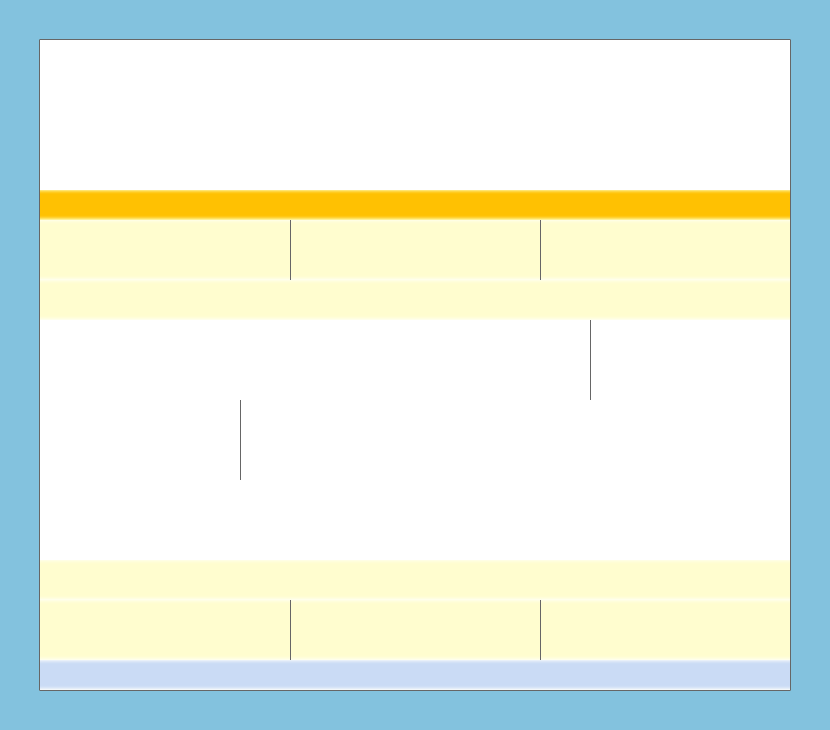
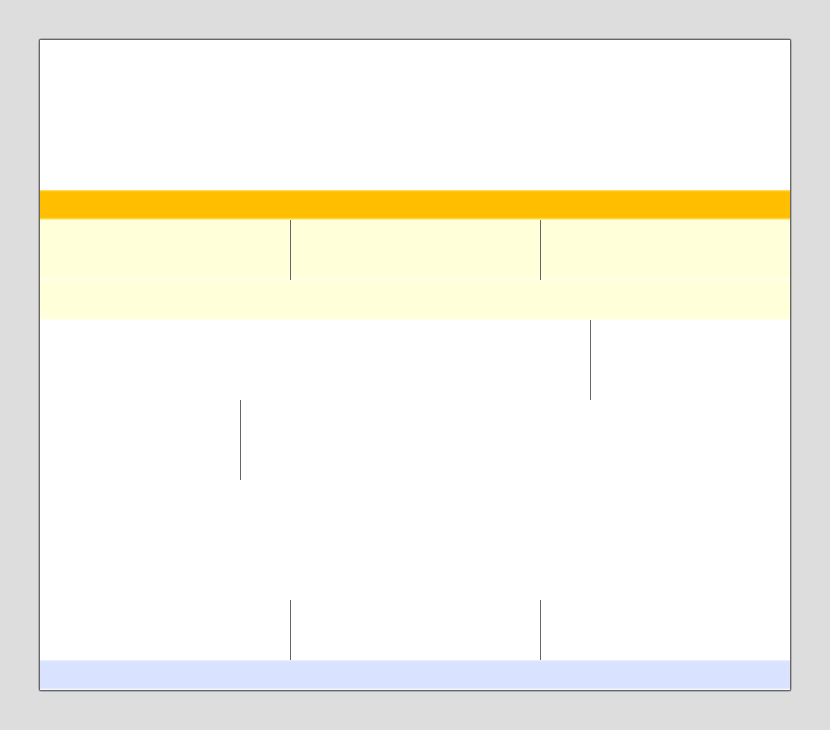
Comparing the layer stacks of the two (830, 730) images. Changes:
painted on "navbar" over [left=40, top=190, right=790, bottom=220]
painted on "header boxes" over [left=40, top=222, right=790, bottom=277]
removed layer "footer boxes" over [left=40, top=600, right=790, bottom=660]
painted on "header widget" over [left=40, top=282, right=790, bottom=317]
removed layer "footer widget" over [left=40, top=560, right=790, bottom=600]
moved "footer" above "canvas", painted on it over [left=40, top=660, right=790, bottom=690]
painted on "Background" over [left=0, top=0, right=830, bottom=730]
